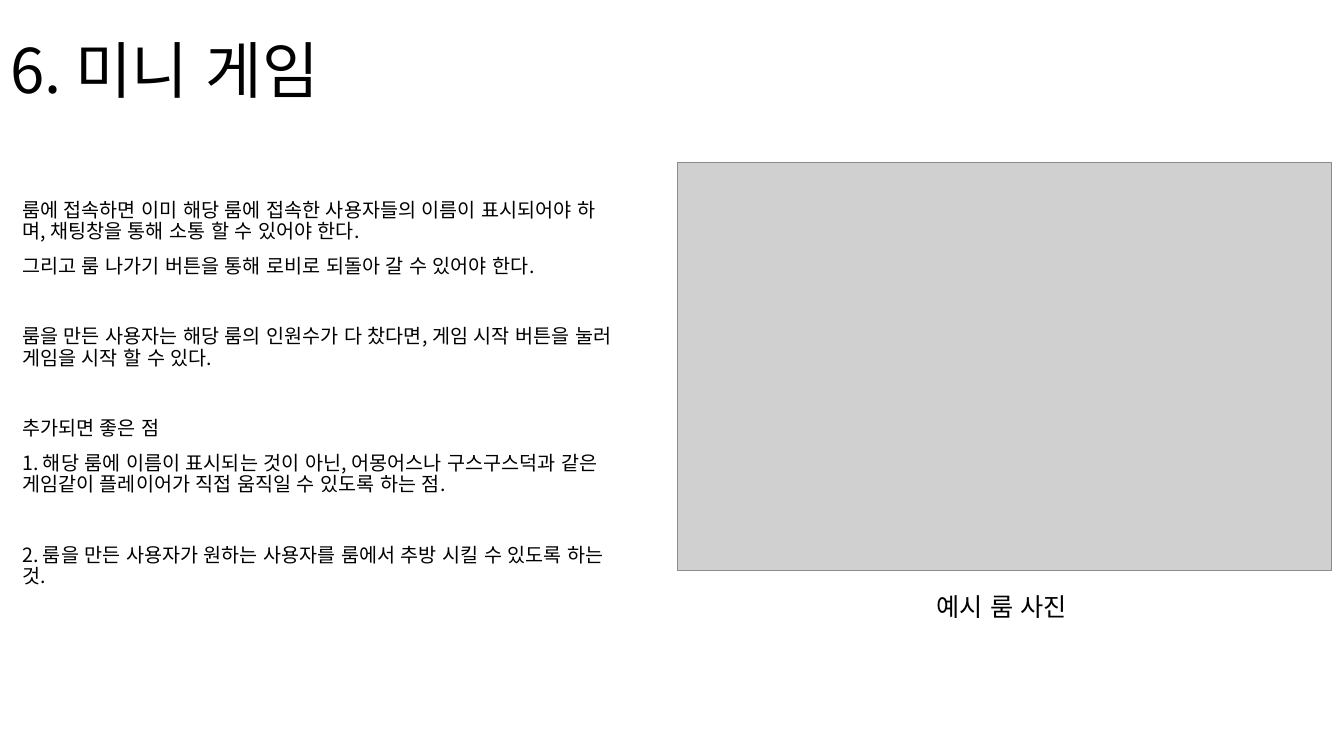
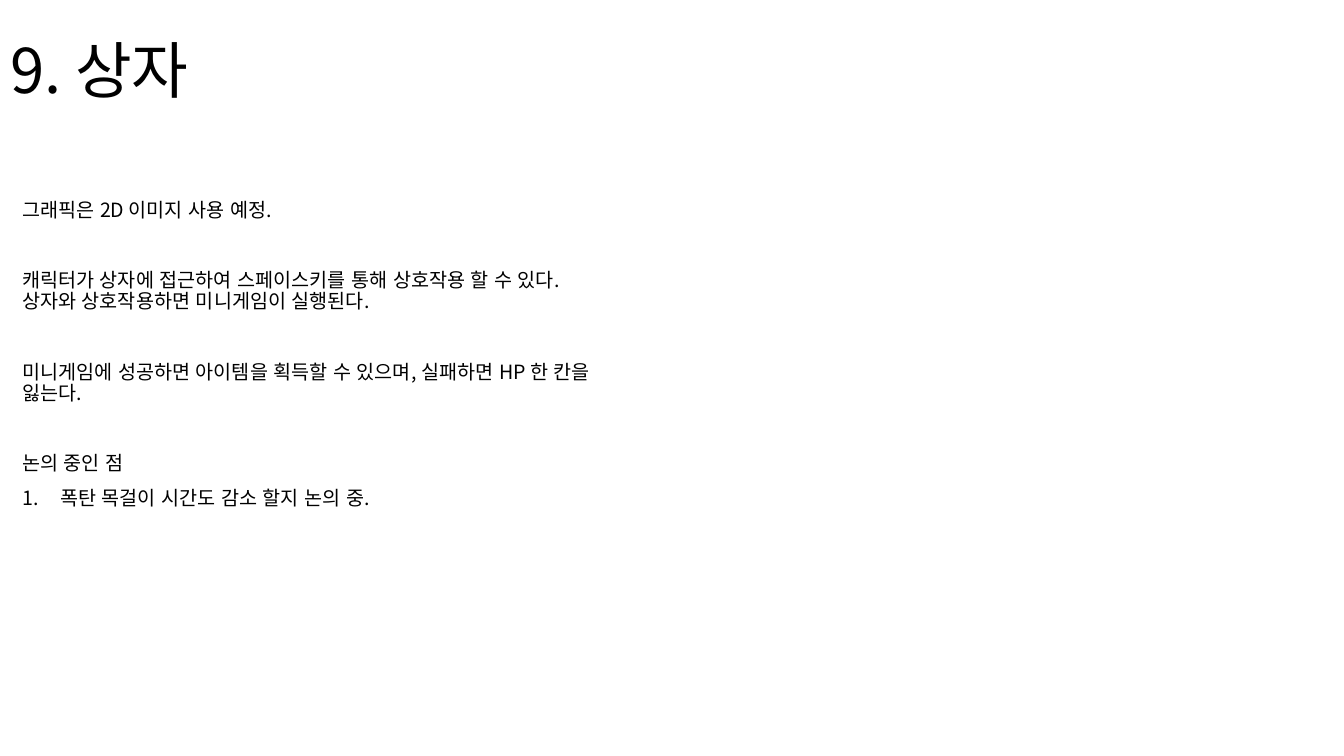
Before and after one commit to TRASHES0/MAFIA_60SECs, a slide deck: slide 10 of 기획/TRASHES 시스템 기획서.pptx (slide 9 before the commit). Drawn at 1344x756 pixels with LibreOffice and Linux fonts; fonts in the diff are those of the drawing; grey boxes stand for pictures. Boxes give left, top, right and bottom in pixels: in the first picture for what was removed or moved away, otherwise in the second. Text is boxed around its words. In the diff, an @@ line names an element or a change of style, - is before the commit and + after.

```diff
--- a/기획/TRASHES 시스템 기획서.pptx
+++ b/기획/TRASHES 시스템 기획서.pptx
@@ title at (10,42,188,98): text changed @@
-6. 미니 게임
+9. 상자
@@ picture removed at (679,162,1333,571) @@
@@ text at (22,200,590,507): text changed @@
-룸에 접속하면 이미 해당 룸에 접속한 사용자들의 이름이 표시되어야 하며, 채팅창을 통해 소통 할 수 있어야 한다.
-그리고 룸 나가기 버튼을 통해 로비로 되돌아 갈 수 있어야 한다.
-룸을 만든 사용자는 해당 룸의 인원수가 다 찼다면, 게임 시작 버튼을 눌러 게임을 시작 할 수 있다.
-추가되면 좋은 점
-1. 해당 룸에 이름이 표시되는 것이 아닌, 어몽어스나 구스구스덕과 같은 게임같이 플레이어가 직접 움직일 수 있도록 하는 점.
-2. 룸을 만든 사용자가 원하는 사용자를 룸에서 추방 시킬 수 있도록 하는 것.
+그래픽은 2D 이미지 사용 예정.
+캐릭터가 상자에 접근하여 스페이스키를 통해 상호작용 할 수 있다. 상자와 상호작용하면 미니게임이 실행된다.
+미니게임에 성공하면 아이템을 획득할 수 있으며, 실패하면 HP 한 칸을 잃는다.
+논의 중인 점
+1. 폭탄 목걸이 시간도 감소 할지 논의 중.
@@ text removed at (937,595,1066,618) @@
-예시 룸 사진
```
Also in this commit, not shown: 7 other slides changed, 2 slides added, 3 slides removed.
